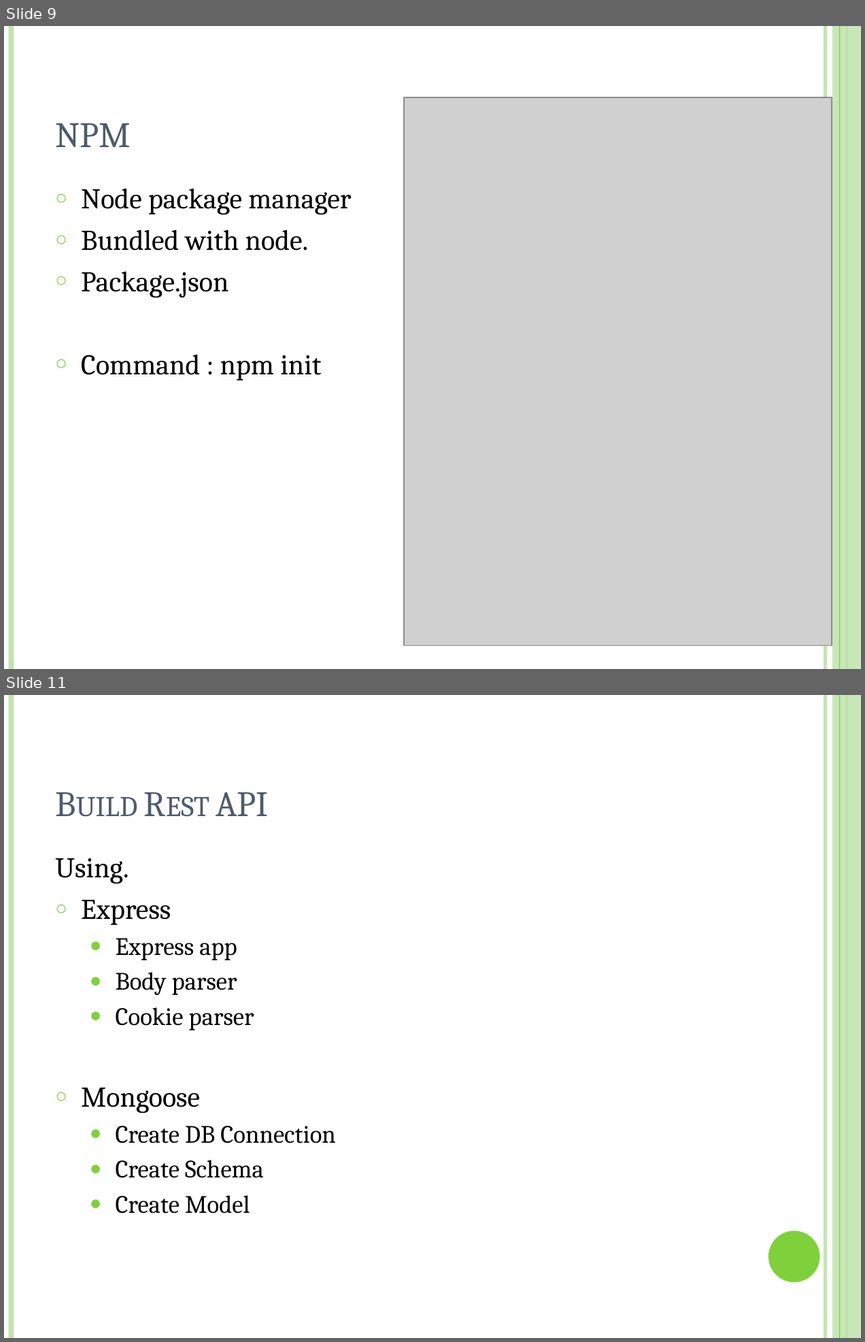
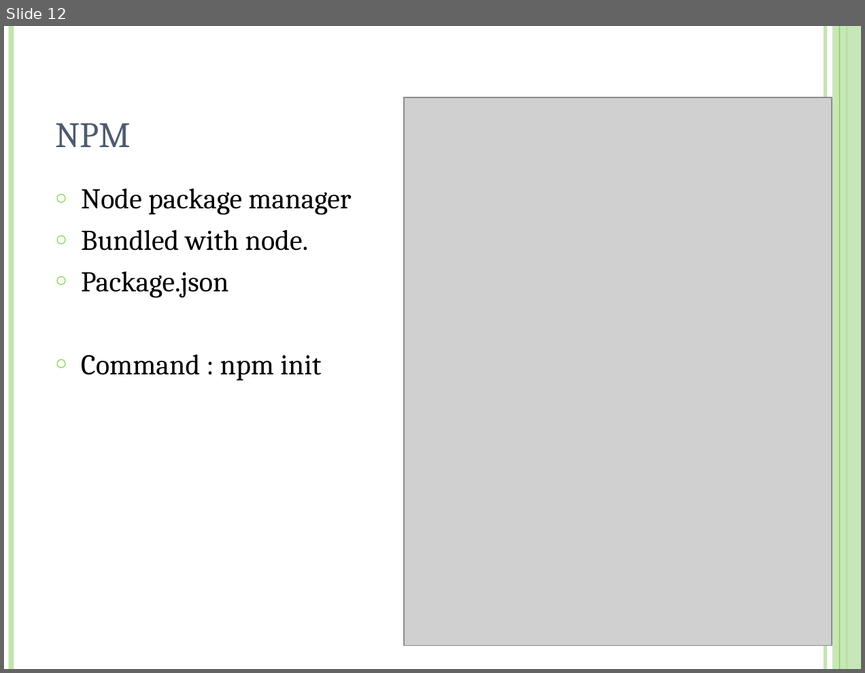
Before and after one commit to lakshmikanthadn/FresherTraining2018-NodeJS, a slide deck: Node js.pptx. Shown one above the other, each under a label of ours: slides 9 and 11 before the commit, slide 12 after it; the slides between them are not shown. The pictures are 865x1342 and 865x673 pixels, drawn with LibreOffice and Linux fonts; fonts in the diff are those of the drawing; grey boxes stand for pictures. Boxes give left, top, right and bottom in pixels: in the first picture for what was removed or moved away, otherwise in the second. Text is boxed around its words. In the diff, an @@ line names an element or a change of style, - is before the commit and + after.

```diff
--- a/Node js.pptx
+++ b/Node js.pptx
@@ slide 11 removed at box(4, 695, 861, 1338), background #FFFFFF; not listed: 5 template elements that a slide beside it also shows @@
@@ title removed at box(216, 792, 269, 816) @@
-Build Rest API
@@ text removed at box(55, 858, 336, 1213) @@
-Using.
-○ Express
-  ● Express app
-  ● Body parser
-  ● Cookie parser
-○ Mongoose
-  ● Create DB Connection
-  ● Create Schema
-  ● Create Model
@@ ellipse removed at box(768, 1231, 820, 1282) @@
@@ what was slide 9 is now slide 12 @@
```
Also in this commit, not shown: 4 slides changed, 8 slides added, 4 other slides removed, 3 other files.
